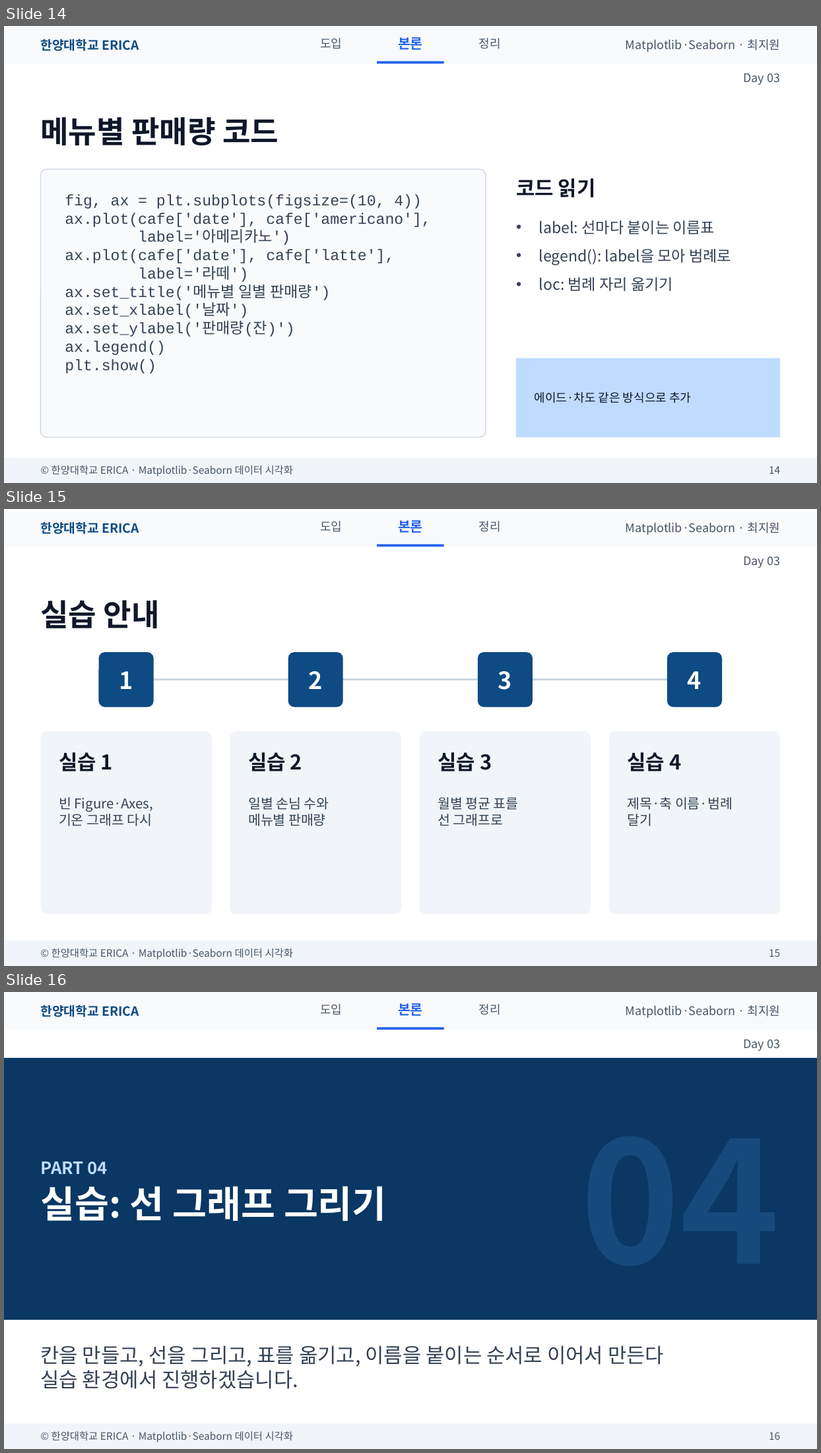
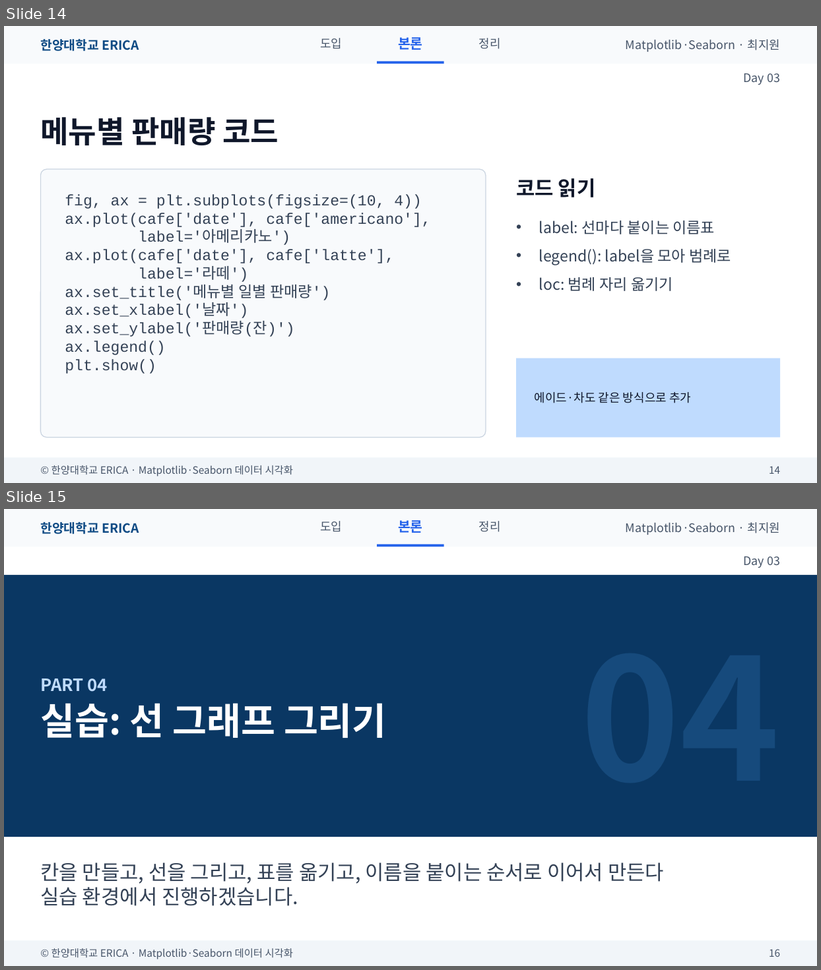
Before and after one commit to wonguwon/generate_lesson, a slide deck: materials/matplotlib-seaborn/ppt/Day03/Day03_FigureAxes와선그래프.pptx. Shown one above the other, each under a label of ours: slides 14, 15 and 16 before the commit, slides 14 and 15 after it. The pictures are 821x1453 and 821x970 pixels, drawn with LibreOffice and Linux fonts; fonts in the diff are those of the drawing. Boxes give left, top, right and bottom in pixels: in the first picture for what was removed or moved away, otherwise in the second. Text is boxed around its words. In the diff, an @@ line names an element or a change of style, - is before the commit and + after.

```diff
--- a/materials/matplotlib-seaborn/ppt/Day03/Day03_FigureAxes와선그래프.pptx
+++ b/materials/matplotlib-seaborn/ppt/Day03/Day03_FigureAxes와선그래프.pptx
@@ slide 15 removed at bbox=[4, 509, 817, 966], background #FFFFFF @@
@@ rectangle removed at bbox=[4, 509, 817, 547] @@
@@ text removed at bbox=[40, 522, 139, 534] @@
-한양대학교 ERICA
@@ text removed at bbox=[320, 521, 342, 531] @@
-도입
@@ text removed at bbox=[398, 520, 423, 533] @@
-본론
@@ text removed at bbox=[479, 521, 501, 532] @@
-정리
@@ text removed at bbox=[626, 522, 781, 535] @@
-Matplotlib·Seaborn · 최지원
@@ rectangle removed at bbox=[378, 545, 444, 547] @@
@@ text removed at bbox=[743, 557, 780, 568] @@
-Day 03
@@ title removed at bbox=[40, 600, 160, 628] @@
-실습 안내
@@ rounded rectangle removed at bbox=[98, 652, 153, 707] @@
@@ rounded rectangle removed at bbox=[288, 652, 343, 707] @@
@@ rounded rectangle removed at bbox=[478, 652, 533, 707] @@
@@ rounded rectangle removed at bbox=[668, 652, 723, 707] @@
@@ text removed at bbox=[120, 671, 133, 689] @@
-1
@@ line removed from (126, 680) to (695, 680) @@
@@ text removed at bbox=[309, 671, 323, 689] @@
-2
@@ text removed at bbox=[498, 671, 512, 690] @@
-3
@@ text removed at bbox=[688, 671, 702, 689] @@
-4
@@ rounded rectangle removed at bbox=[40, 731, 212, 915] @@
@@ rounded rectangle removed at bbox=[230, 731, 402, 915] @@
@@ rounded rectangle removed at bbox=[420, 731, 591, 915] @@
@@ rounded rectangle removed at bbox=[609, 731, 781, 915] @@
@@ text removed at bbox=[59, 753, 113, 772] @@
-실습 1
@@ text removed at bbox=[248, 753, 302, 772] @@
-실습 2
@@ text removed at bbox=[438, 753, 492, 772] @@
-실습 3
@@ text removed at bbox=[627, 753, 681, 772] @@
-실습 4
@@ text removed at bbox=[59, 797, 154, 826] @@
-빈 Figure·Axes,
-기온 그래프 다시
@@ text removed at bbox=[248, 797, 329, 826] @@
-일별 손님 수와
-메뉴별 판매량
@@ text removed at bbox=[438, 797, 519, 826] @@
-월별 평균 표를
-선 그래프로
@@ text removed at bbox=[627, 797, 733, 826] @@
-제목·축 이름·범례
-달기
@@ rectangle removed at bbox=[4, 941, 817, 966] @@
@@ text removed at bbox=[52, 949, 293, 960] @@
-© 한양대학교 ERICA · Matplotlib·Seaborn 데이터 시각화
@@ text removed at bbox=[769, 949, 780, 957] @@
-15
@@ what was slide 16 is now slide 15 @@
```
Also in this commit, not shown: 4 slides changed, 1 other slide removed, 6 other files.
